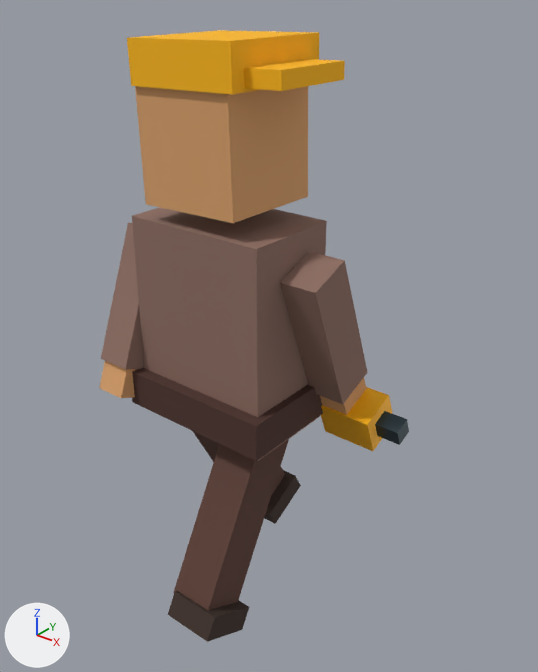
What one commit did to the glTF model public/assets/actors/okupa.gltf.
Both versions are drawn from a 50 mm camera at (1.066, -1.188, 1.514) aimed at (0.088, 0.034, 0.756). The axes (+X, +Y, +Z) are drawn at lower left. The lights are the same throughout. The first picture is the older version. Both versions are drawn at frame 5 of the action 'walk'; the numbers are the values there.

In view in the first picture: 'armLMesh', 'armRMesh', 'cap', 'chuck', 'drill', 'head', 'legRMesh', 'shoeL', 'shoeR', 'toolbelt', 'torso', 'visor' and 3 more.
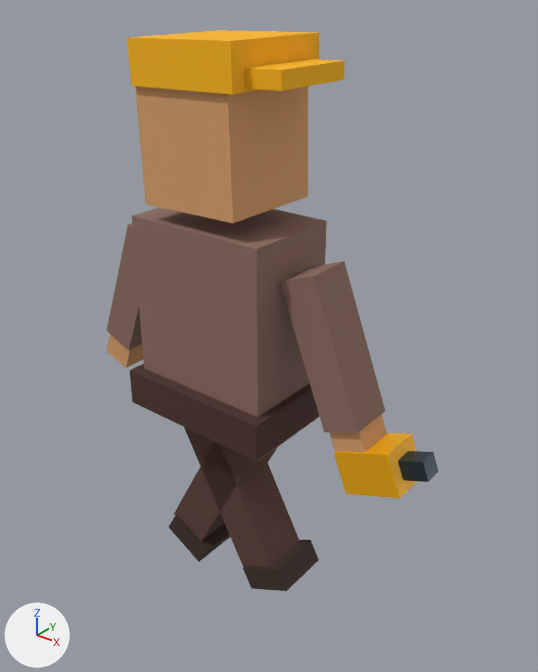
ob_arml is not drawn itself; it is the parent of ob_armlmesh, ob_handl.
ob_armr is not drawn itself; it is the parent of ob_armrmesh, ob_handr, ob_drill, ob_chuck.
ob_legl is not drawn itself; it is the parent of ob_leglmesh, ob_shoel.
ob_legr is not drawn itself; it is the parent of ob_legrmesh, ob_shoer.

Patch to the scene script:
```diff
--- a/public/assets/actors/okupa.gltf.py
+++ b/public/assets/actors/okupa.gltf.py
@@ ob_arml @@
 ob_arml.location = (-0.23, 0.0, 0.44)
-ob_arml.rotation_euler = (-0.371, 0.0, 0.0)  # degrees (-21, 0, 0)
+ob_arml.rotation_euler = (0.0, 0.371, 0.0)  # degrees (0, 21, 0)
@@ ob_armr @@
 ob_armr.location = (0.23, 0.0, 0.44)
-ob_armr.rotation_euler = (0.371, 0.0, 0.0)  # degrees (21, 0, 0)
+ob_armr.rotation_euler = (0.0, -0.371, 0.0)  # degrees (0, -21, 0)
@@ ob_legl @@
 ob_legl.location = (-0.09, 0.0, 0.02)
-ob_legl.rotation_euler = (0.494, 0.0, 0.0)  # degrees (28, 0, 0)
+ob_legl.rotation_euler = (0.0, -0.494, 0.0)  # degrees (0, -28, 0)
@@ ob_legr @@
 ob_legr.location = (0.09, 0.0, 0.02)
-ob_legr.rotation_euler = (-0.494, 0.0, 0.0)  # degrees (-28, 0, 0)
+ob_legr.rotation_euler = (0.0, 0.494, 0.0)  # degrees (0, 28, 0)
```

Changed parts and their boxes [x1, y1, x2, y2] in the pictures (538 x 672 px):
'armRMesh', turned
    before: [280, 251, 368, 404]
    after: [280, 261, 385, 433]
'legRMesh', turned
    before: [173, 439, 289, 610]
    after: [174, 442, 278, 541]
'legLMesh', turned (mostly hidden before)
    before: [193, 431, 285, 494]
    after: [184, 427, 300, 568]
'drill', turned
    before: [321, 387, 392, 451]
    after: [334, 433, 417, 499]
'armLMesh', turned
    before: [101, 222, 144, 369]
    after: [107, 223, 142, 350]
'shoeR', turned
    before: [168, 591, 249, 642]
    after: [169, 515, 230, 562]
'shoeL', turned
    before: [264, 470, 301, 524]
    after: [243, 540, 319, 591]
'chuck', turned
    before: [375, 411, 409, 445]
    after: [398, 451, 439, 482]
'handR', turned
    before: [320, 378, 366, 415]
    after: [329, 414, 387, 453]
'handL', turned
    before: [99, 361, 137, 398]
    after: [106, 334, 144, 368]
